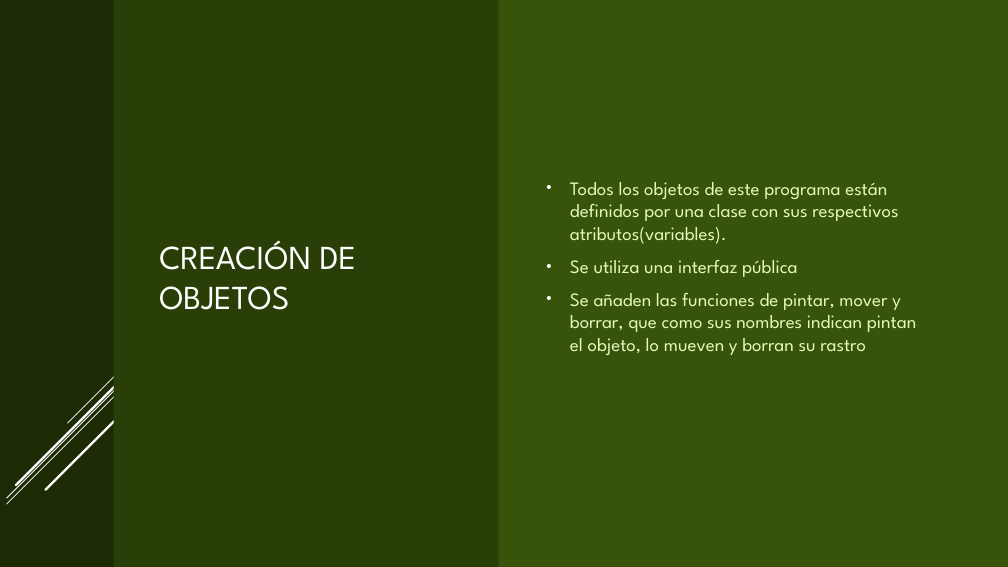
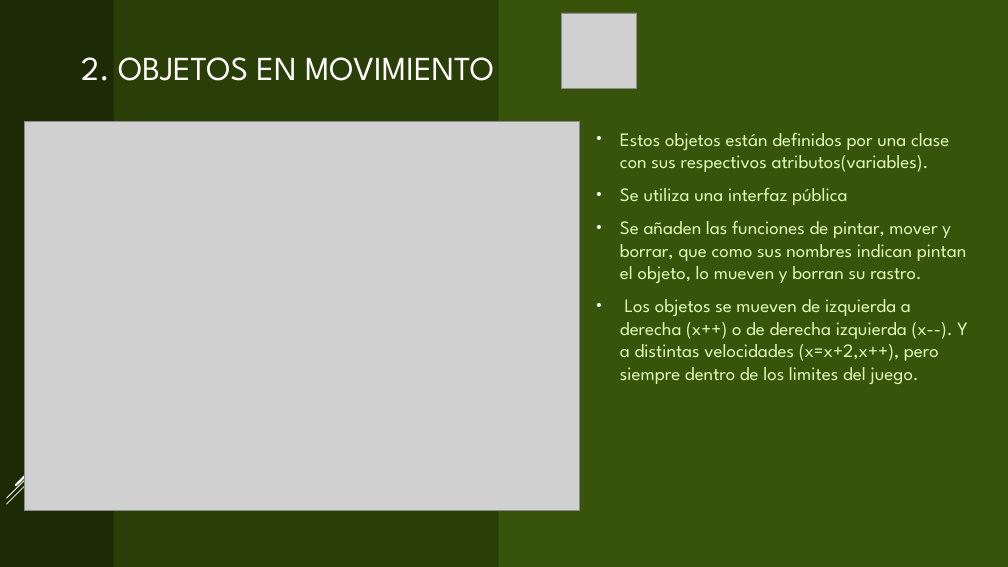
Before and after one commit to aigora/twA109_1920-camara-termica, a slide deck: slide 4 of CROSS the road.pptx. Drawn at 1008x567 pixels with LibreOffice and Linux fonts; fonts in the diff are those of the drawing; grey boxes stand for pictures. Boxes give left, top, right and bottom in pixels: in the first picture for what was removed or moved away, otherwise in the second. Text is boxed around its words. In the diff, an @@ line names an element or a change of style, - is before the commit and + after.

```diff
--- a/CROSS the road.pptx
+++ b/CROSS the road.pptx
@@ picture added at (x1=561, y1=13, x2=637, y2=88) @@
@@ title at (x1=81, y1=57, x2=494, y2=81): text changed @@
-CREACIÓN DE OBJETOS
+2. OBJETOS EN MOVIMIENTO
@@ text "Estos objetos están definidos por ..." moved from (x1=570, y1=182, x2=917, y2=355) to (x1=620, y1=133, x2=967, y2=384) @@
@@ picture added at (x1=25, y1=122, x2=580, y2=510) @@
@@ text at (x1=620, y1=133, x2=949, y2=172): text changed @@
-• Todos los objetos de este programa están definidos por una clase con sus respectivos atributos(variables).
+• Estos objetos están definidos por una clase con sus respectivos atributos(variables).
@@ text at (x1=620, y1=221, x2=967, y2=384): text changed @@
-• Se añaden las funciones de pintar, mover y borrar, que como sus nombres indican pintan el objeto, lo mueven y borran su rastro
+• Se añaden las funciones de pintar, mover y borrar, que como sus nombres indican pintan el objeto, lo mueven y borran su rastro.
+• Los objetos se mueven de izquierda a derecha (x++) o de derecha izquierda (x--). Y a distintas velocidades (x=x+2,x++), pero siempre dentro de los limites del juego.
@@ line removed from (124, 367) to (67, 423) @@
@@ line removed from (124, 411) to (45, 490) @@
```
Also in this commit, not shown: 1 other slide changed, 2 slides added, 1 slide removed.
